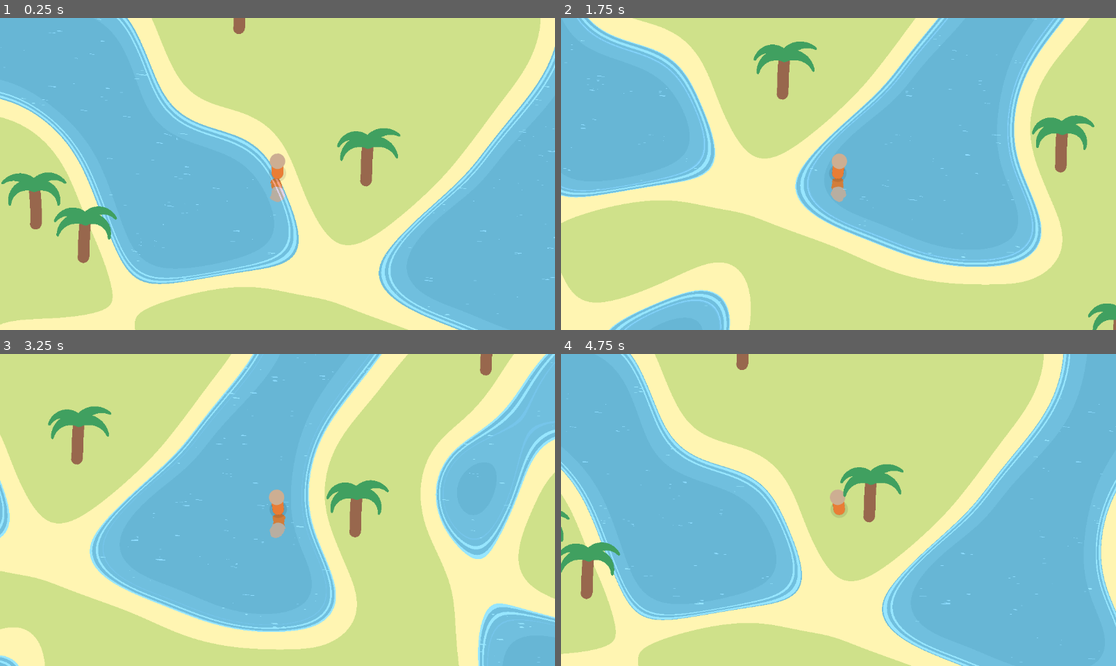
Above: before the commit, frames 1-4 (two rows, left to right).
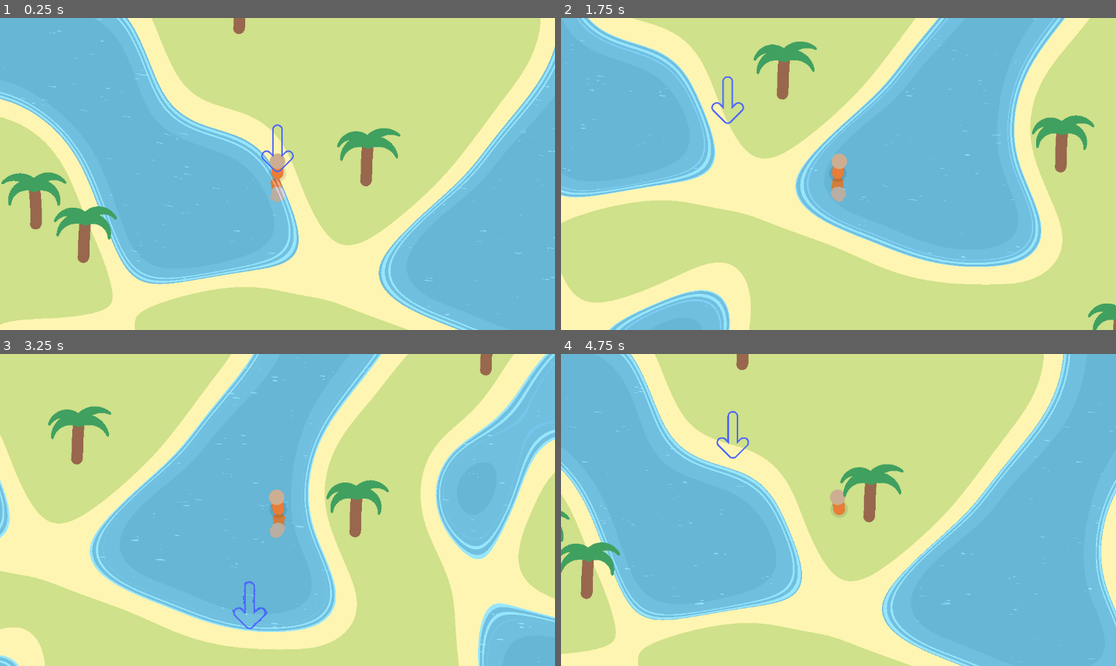
Above: after the commit, the same moments.

Repository: illogicalapple/archipelinaut-2
Game: Godot game, scene res://scenes/main.tscn
The game is run twice, just before and just after one commit, with the same random seed, the same clock (stepped at 60 frames per second) and the same inputs. The engine's default icon, where the game draws it, is replaced by a stand-in: a white triangle on a blue panel in a dark square.
Inputs (mouse positions are in pixels of both pictures, inside the frame that each line leads up to):
- Up to frame 1 (0.25 s): no input
- Up to frame 2 (1.75 s): move the mouse to (960, 158) at 0.52 s; hold D (move_right) 0.53-1.28 s; click (960, 158) at 0.67 s; move the mouse to (727, 189) at 1.27 s; hold S (move_down) from 1.28 s (still down); click (727, 189) at 1.42 s
- Up to frame 3 (3.25 s): move the mouse to (333, 441) at 2.02 s; release S (move_down) at 2.03 s; hold D (move_right) 2.03-2.78 s; click (333, 441) at 2.17 s; move the mouse to (249, 572) at 2.77 s; hold W (move_up) from 2.78 s (still down); click (249, 572) at 2.92 s
- Up to frame 4 (4.75 s): move the mouse to (1005, 556) at 3.52 s; release W (move_up) at 3.53 s; hold A (move_left) from 3.53 s (still down); click (1005, 556) at 3.67 s; move the mouse to (672, 463) at 4.27 s; click (672, 463) at 4.42 s

The runs differ from the first frame. In frame 1, 0.1% of the frame differs, in the area x 47-53%, y 34-50%; in frame 2, 0.2%, in the area x 27-34%, y 18-35%; in frame 3, 0.2%; in frame 4, 0.2%.

Commit message:
Added basic arrow

Diff:
--- /dev/null
+++ b/scenes/components/click_indicator/click.gdshader
@@ -0,0 +1,49 @@
+shader_type canvas_item;
+
+#include "res://shaders/animation.gdshaderinc"
+#include "res://shaders/blend.gdshaderinc"
+#include "res://shaders/transform.gdshaderinc"
+#include "res://shaders/sdf.gdshaderinc"
+
+uniform float t = 0.0;
+uniform bool start_end_invisible = true;
+
+
+vec4 arrow(vec2 uv) {
+	const float line_thickness = 0.15;
+	const float height = 0.6;
+	const float pointy_length = 0.25;
+	const float outline_thickness = 0.025;
+	const float pointy_angle = PI/4.;
+
+	float d = sd_onion(sd_box(uv, vec2(0, height)), line_thickness);
+
+	vec2 new_uv = rot2d_about_uv(translate_uv(uv, vec2(pointy_length, height)), vec2(-pointy_length, 0), -pointy_angle);
+	d = min(d, sd_onion(sd_box(new_uv, vec2(pointy_length, 0)), line_thickness));
+
+	new_uv = rot2d_about_uv(translate_uv(uv, vec2(pointy_length, height)), vec2(-pointy_length, 0), PI + pointy_angle);
+	d = min(d, sd_onion(sd_box(new_uv, vec2(pointy_length, 0)), line_thickness));
+
+	d = sd_onion(d, outline_thickness);
+
+
+	return vec4(step(d, 0));
+}
+
+
+void fragment() {
+	if (start_end_invisible && (t <= 0. || t >= 1.)) {
+		COLOR = vec4(0);
+	} else {
+		vec2 uv = UV * 2. - 1.;
+		vec4 c = vec4(0.3, 0.4, 1., 1.);
+
+		float arrow_y = anim_ease(t, 0, 0.2, 0, 3) +
+						anim_ease(t, 0.2, 1, 3, 0) + -3.;
+
+		vec4 arrow = arrow(translate_uv(uv, vec2(0, arrow_y)));
+		c = blend_union_mix(c, arrow);
+
+		COLOR = c;
+	}
+}
--- a/scenes/components/player/player.tscn
+++ b/scenes/components/player/player.tscn
@@ -93,20 +93,20 @@
 tree_root = SubResource("AnimationNodeBlendTree_vdc15")
 anim_player = NodePath("../AnimationPlayer")
 parameters/current_length = 0.4
-parameters/current_position = 0.059793
-parameters/current_delta = 0.0166667
+parameters/current_position = 0.144195
+parameters/current_delta = 0.00694444
 parameters/idle/current_length = 1.0
 parameters/idle/current_position = 0.0
 parameters/idle/current_delta = 0.0
 parameters/output/current_length = 0.4
-parameters/output/current_position = 0.059793
-parameters/output/current_delta = 0.0166667
+parameters/output/current_position = 0.144195
+parameters/output/current_delta = 0.00694444
 parameters/walk/current_length = 0.4
-parameters/walk/current_position = 0.059793
-parameters/walk/current_delta = 0.0166667
+parameters/walk/current_position = 0.144195
+parameters/walk/current_delta = 0.00694444
 parameters/walk_idle/current_length = 0.4
-parameters/walk_idle/current_position = 0.059793
-parameters/walk_idle/current_delta = 0.0166667
+parameters/walk_idle/current_position = 0.144195
+parameters/walk_idle/current_delta = 0.00694444
 parameters/walk_idle/blend_amount = 0.0
 
 [node name="Reflection2D" type="Node2D" parent="." node_paths=PackedStringArray("reflection_sprite")]
--- /dev/null
+++ b/scenes/components/terrain/click_indicator.gd
@@ -0,0 +1,12 @@
+extends Sprite2D
+
+
+func play():
+	var tween = get_tree().create_tween()
+	tween.tween_method(func(t): material.set_shader_parameter("t", t), 0., 1., 1.)
+
+
+func _input(e):
+	if e is InputEventMouseButton and e.pressed:
+		global_position = get_global_mouse_position()
+		play()
--- a/scenes/main.tscn
+++ b/scenes/main.tscn
@@ -1,11 +1,19 @@
-[gd_scene load_steps=5 format=3 uid="uid://dm87t6xxw6gk4"]
+[gd_scene load_steps=9 format=3 uid="uid://dm87t6xxw6gk4"]
 
 [ext_resource type="PackedScene" uid="uid://dc3x605mwnjrv" path="res://scenes/components/player/player.tscn" id="1_81787"]
 [ext_resource type="PackedScene" uid="uid://tvsq1737n1th" path="res://scenes/components/terrain/chunk_loader.tscn" id="1_q5cye"]
 [ext_resource type="Script" path="res://scenes/reflection_viewport.gd" id="3_33fpd"]
+[ext_resource type="Shader" path="res://scenes/components/click_indicator/click.gdshader" id="4_nufoh"]
+[ext_resource type="Texture2D" uid="uid://4pedog70rlh6" path="res://icon.png" id="5_005i1"]
+[ext_resource type="Script" path="res://scenes/components/terrain/click_indicator.gd" id="6_j2mbs"]
 
 [sub_resource type="ViewportTexture" id="ViewportTexture_x2hqw"]
 viewport_path = NodePath("ReflectionViewport")
+
+[sub_resource type="ShaderMaterial" id="ShaderMaterial_24yeo"]
+shader = ExtResource("4_nufoh")
+shader_parameter/t = 0.28
+shader_parameter/start_end_invisible = true
 
 [node name="Main" type="Node2D"]
 y_sort_enabled = true
@@ -42,3 +50,9 @@
 offset_right = 40.0
 offset_bottom = 40.0
 texture = SubResource("ViewportTexture_x2hqw")
+
+[node name="Sprite2D" type="Sprite2D" parent="."]
+material = SubResource("ShaderMaterial_24yeo")
+texture = ExtResource("5_005i1")
+offset = Vector2(0, -48)
+script = ExtResource("6_j2mbs")
Not shown, added: shaders/animation.gdshaderinc
Not shown, changed: shaders/blend.gdshaderinc
Not shown, added: shaders/math.gdshaderinc
Not shown, added: shaders/random.gdshaderinc
Not shown, added: shaders/sdf.gdshaderinc
Not shown, changed: shaders/transform.gdshaderinc
